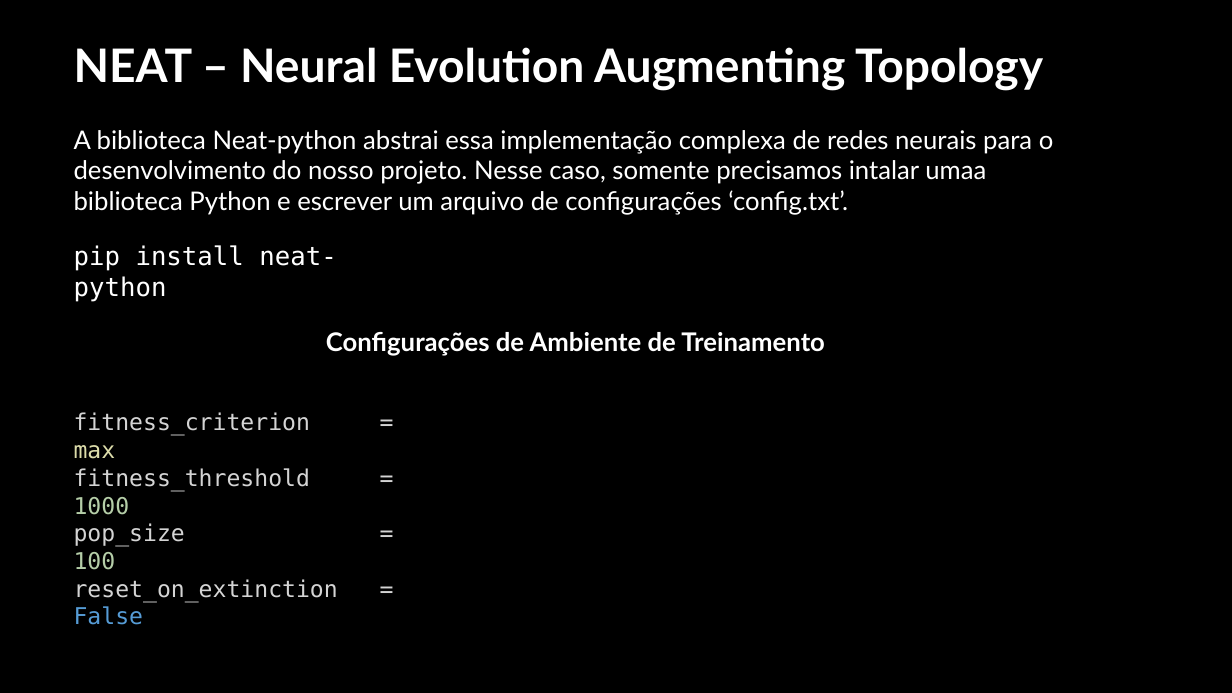
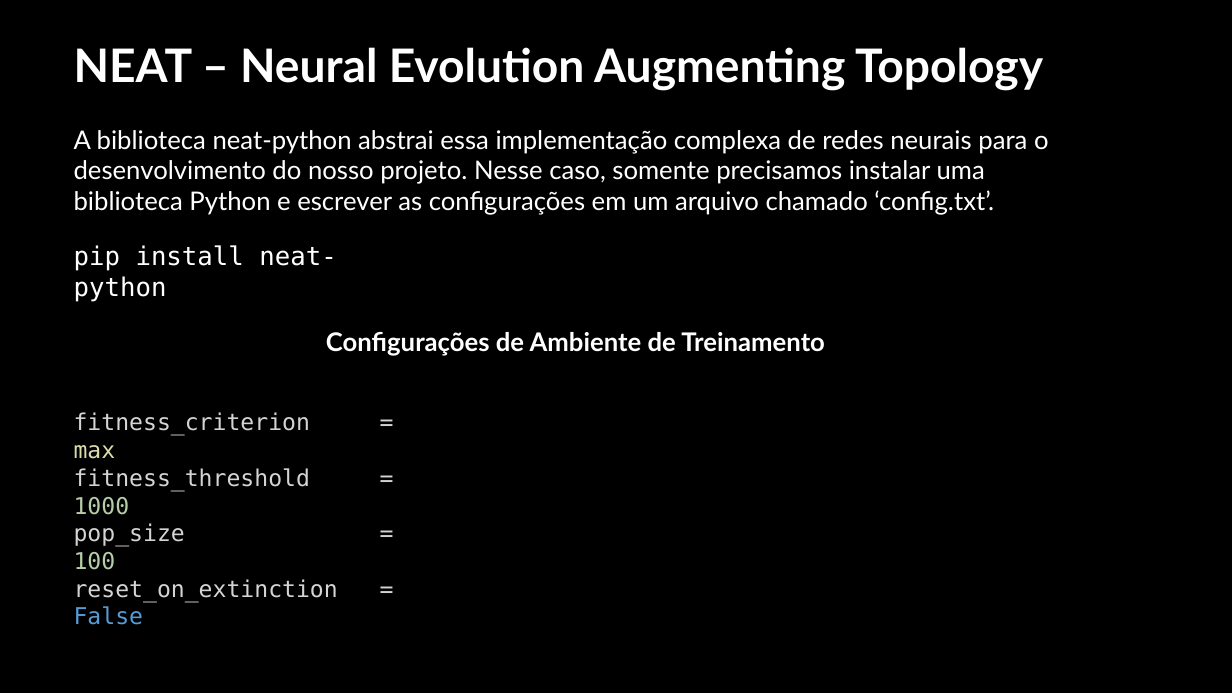
Before and after one commit to PedroPadilhaPortella/IAFlappyBird, a slide deck: slide 5 of FlappyBird.pptx. Drawn at 1232x693 pixels with LibreOffice and Linux fonts; fonts in the diff are those of the drawing; background and template pictures are left out. Boxes give left, top, right and bottom in pixels: in the first picture for what was removed or moved away, otherwise in the second. Text is boxed around its words. In the diff, an @@ line names an element or a change of style, - is before the commit and + after.

```diff
--- a/FlappyBird.pptx
+++ b/FlappyBird.pptx
@@ text at [74, 130, 1049, 215]: text changed @@
-A biblioteca Neat-python abstrai essa implementação complexa de redes neurais para o desenvolvimento do nosso projeto. Nesse caso, somente precisamos intalar umaa biblioteca Python e escrever um arquivo de configurações ‘config.txt’.
+A biblioteca neat-python abstrai essa implementação complexa de redes neurais para o desenvolvimento do nosso projeto. Nesse caso, somente precisamos instalar uma biblioteca Python e escrever as configurações em um arquivo chamado ‘config.txt’.
```
Also in this commit, not shown: 1 other slide changed, 1 slide removed, 2 other files.
